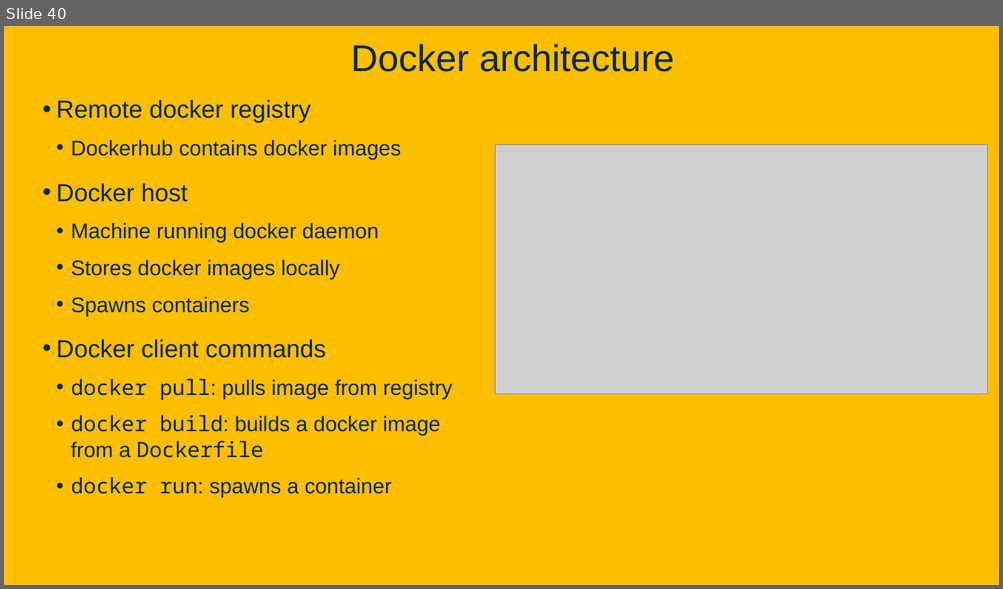
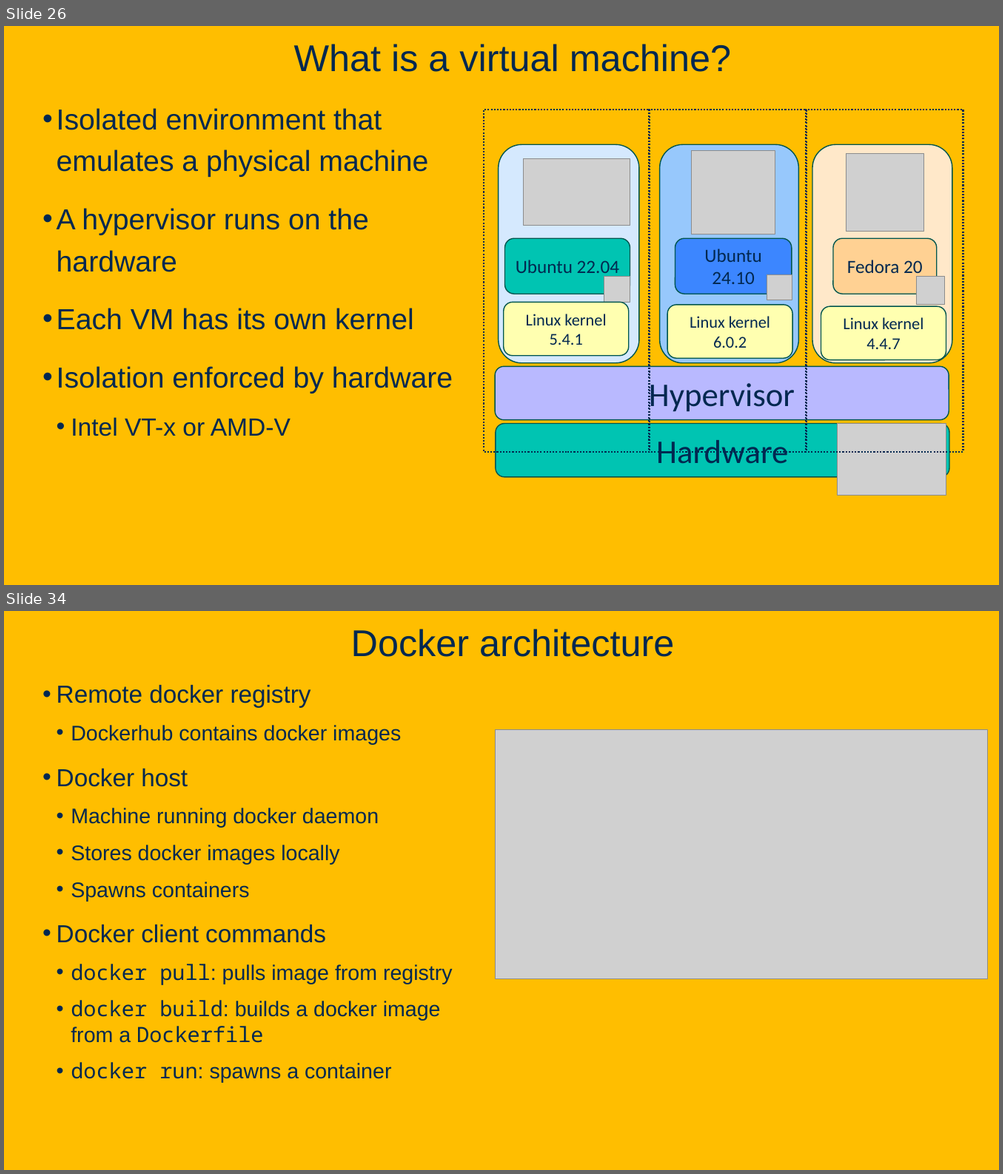
Before and after one commit to davsec-teaching/ECS160-Winter2025, a slide deck: slides/6_software_architecture.pptx. Shown one above the other, each under a label of ours: slide 40 before the commit, slides 26 and 34 after it; the slides between them are not shown. The pictures are 1003x589 and 1003x1174 pixels, drawn with LibreOffice and Linux fonts; fonts in the diff are those of the drawing; grey boxes stand for pictures; background and template pictures are left out. Boxes give left, top, right and bottom in pixels: in the first picture for what was removed or moved away, otherwise in the second. Text is boxed around its words. In the diff, an @@ line names an element or a change of style, - is before the commit and + after.

```diff
--- a/slides/6_software_architecture.pptx
+++ b/slides/6_software_architecture.pptx
@@ slide 26 added at <box>4,26,999,585</box>, background picture (left out) @@
@@ title added at <box>294,44,731,72</box>, 36 pt, text #022850 @@
+What is a virtual machine?
@@ text added at <box>57,108,452,437</box>, 28 pt, text #022850 @@
+• Isolated environment that emulates a physical machine
+• A hypervisor runs on the hardware
+• Each VM has its own kernel
+• Isolation enforced by hardware
+  • Intel VT-x or AMD-V
@@ rectangle added at <box>484,110,649,452</box>, outline #022850 1.5 pt dashed @@
@@ rectangle added at <box>649,110,806,452</box>, outline #022850 1.5 pt dashed @@
@@ rectangle added at <box>805,110,963,452</box>, outline #022850 1.5 pt dashed @@
@@ group added at <box>498,144,639,363</box>: 3 rounded rectangles, 2 pictures @@
+Ubuntu 22.04
+Linux kernel 5.4.1
@@ group added at <box>660,144,799,363</box>: 3 rounded rectangles, 2 pictures @@
+Ubuntu 24.10
+Linux kernel 6.0.2
@@ group added at <box>812,144,951,363</box>: 3 rounded rectangles, 2 pictures @@
+Fedora 20
+Linux kernel 4.4.7
@@ rounded rectangle added at <box>495,367,948,420</box>, fill #B9B9FF, outline #00564E 1 pt, 32 pt, text #022850 @@
+Hypervisor
@@ rounded rectangle added at <box>495,423,949,477</box>, fill #00C4B2, outline #00564E 1 pt, 32 pt, text #022850 @@
+Hardware
@@ picture added at <box>837,423,946,495</box> @@
@@ what was slide 40 is now slide 34 @@
```
Also in this commit, not shown: 6 slides changed, 35 other slides added, 5 slides removed.
